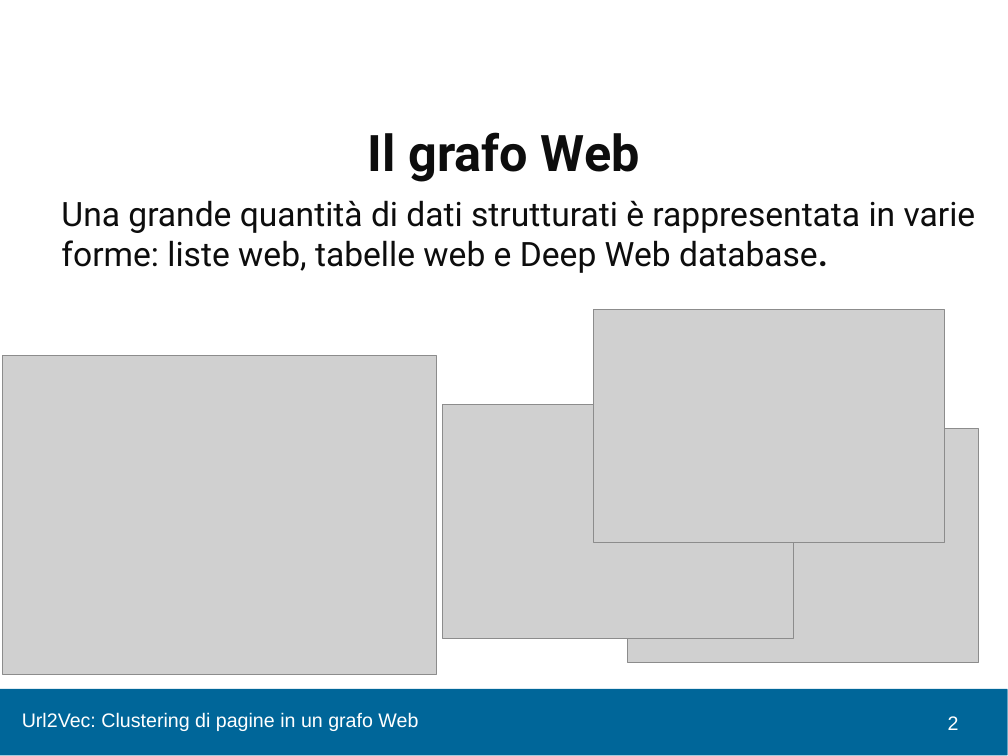
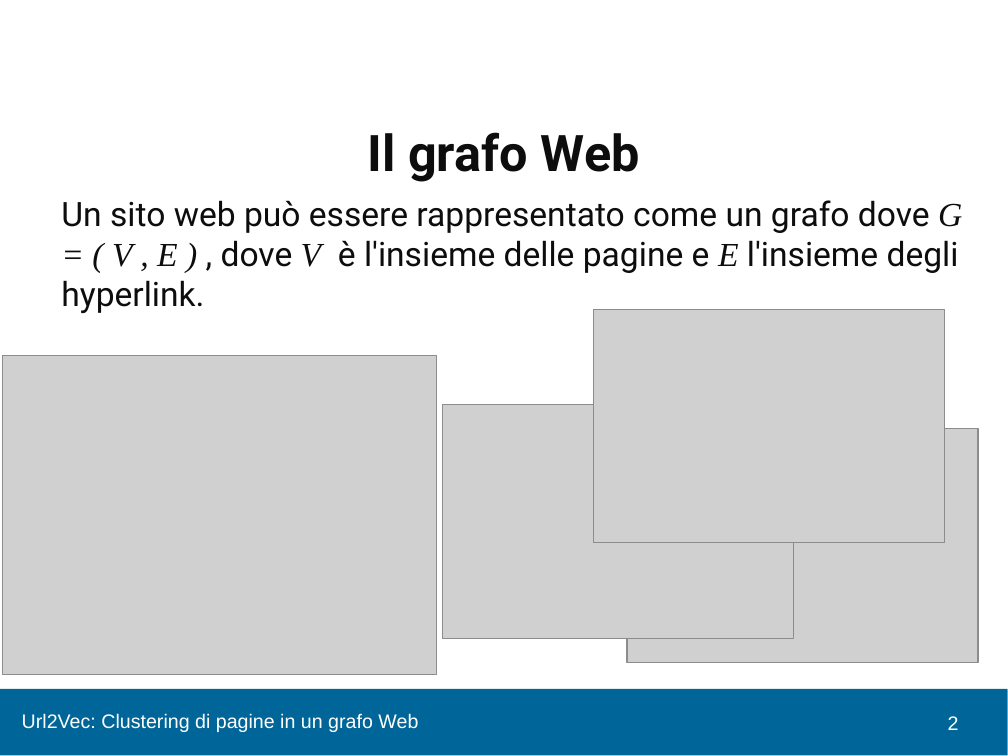
Before and after one commit to chrisPiemonte/Bachelors-Thesis, a slide deck: slide 2 of Slide/Presentaz.pptx. Drawn at 1008x756 pixels with LibreOffice and Linux fonts; fonts in the diff are those of the drawing; grey boxes stand for pictures; background and template pictures are left out. Boxes give left, top, right and bottom in pixels: in the first picture for what was removed or moved away, otherwise in the second. Text is boxed around its words. In the diff, an @@ line names an element or a change of style, - is before the commit and + after.

```diff
--- a/Slide/Presentaz.pptx
+++ b/Slide/Presentaz.pptx
@@ text at bbox=[61, 200, 962, 273]: text changed @@
-Una grande quantità di dati strutturati è rappresentata in varie forme: liste web, tabelle web e Deep Web database.
+Un sito web può essere rappresentato come un grafo dove G = ( V , E ) , dove V è l'insieme delle pagine e E l'insieme degli hyperlink.
```
Also in this commit, not shown: 17 other slides changed, 6 slides added, 6 slides removed.
